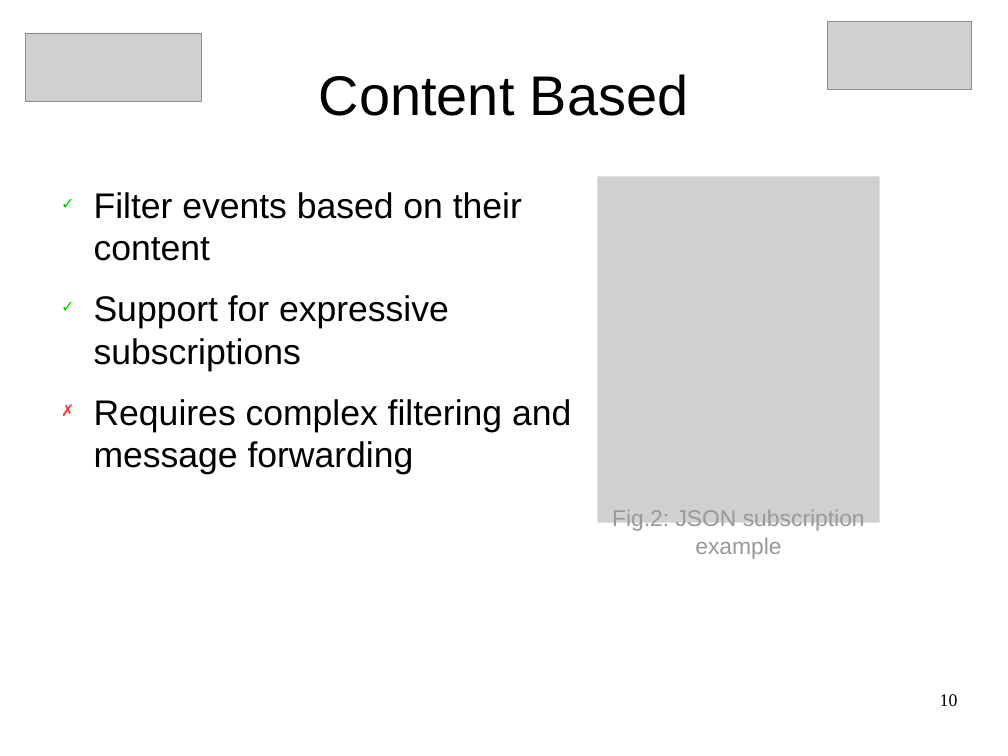
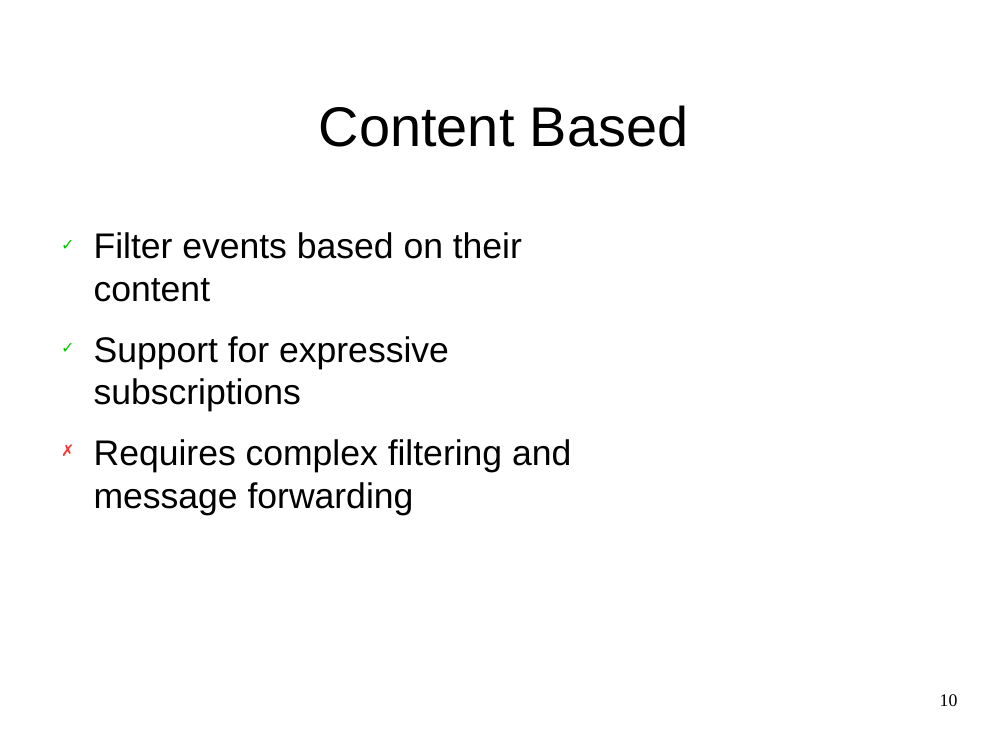
Before and after one commit to JGAntunes/pulsarcast, a slide deck: slide 10 of project-report/presentation.odp. Drawn at 1008x756 pixels with LibreOffice and Linux fonts; fonts in the diff are those of the drawing; grey boxes stand for pictures; background and template pictures are left out. Boxes give left, top, right and bottom in pixels: in the first picture for what was removed or moved away, otherwise in the second. Text is boxed around its words. In the diff, an @@ line names an element or a change of style, - is before the commit and + after.

```diff
--- a/project-report/presentation.odp
+++ b/project-report/presentation.odp
@@ picture removed at <box>829,22,973,90</box> @@
@@ picture removed at <box>26,33,201,102</box> @@
@@ title "Content Based": place and size @@
-title "Content Based" at <box>319,74,688,116</box>
+title "Content Based" at <box>319,105,688,147</box>
@@ picture removed at <box>597,177,880,523</box> @@
-Fig.2: JSON subscription example
@@ text "Filter events based on their ...": place and size @@
-text "Filter events based on their ..." at <box>94,192,571,475</box>
+text "Filter events based on their ..." at <box>94,232,571,515</box>
```
Also in this commit, not shown: 14 other slides changed, 6 slides added.
